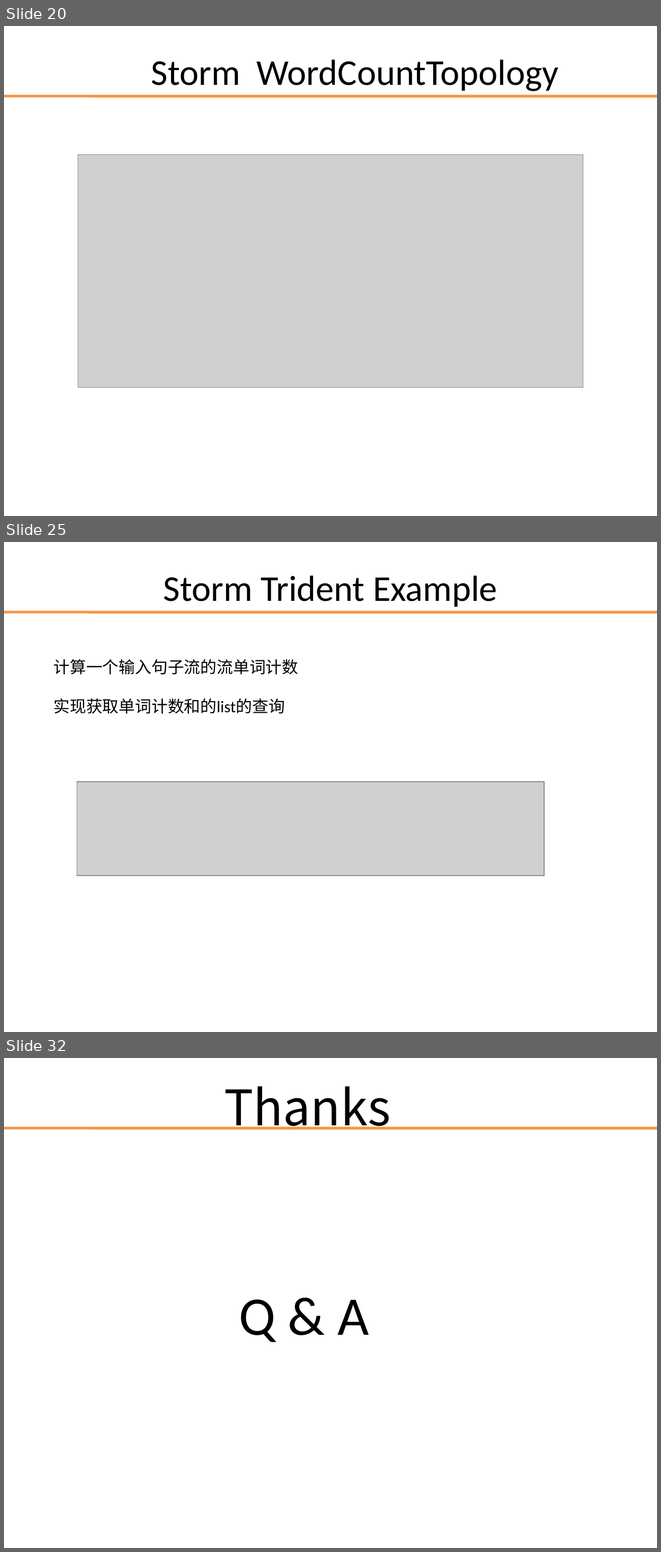
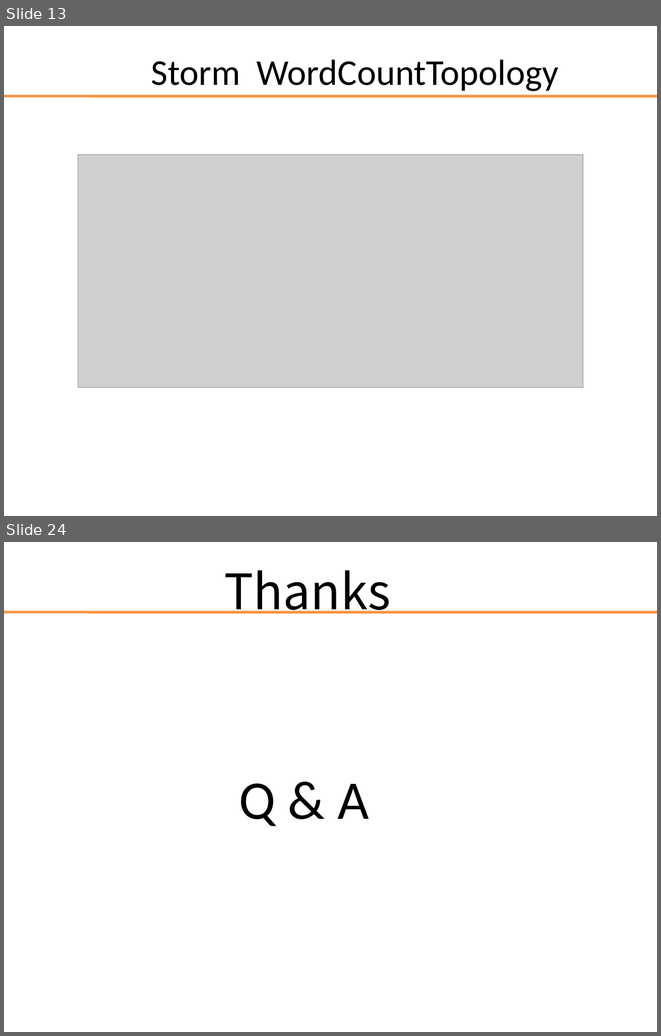
Before and after one commit to darionyaphets/darion_example, a slide deck: source/storm/storm_source.ppt. Shown one above the other, each under a label of ours: slides 20, 25 and 32 before the commit, slides 13 and 24 after it; the slides between them are not shown. The pictures are 661x1552 and 661x1036 pixels, drawn with LibreOffice and Linux fonts; fonts in the diff are those of the drawing; grey boxes stand for pictures; background and template pictures are left out. Boxes give left, top, right and bottom in pixels: in the first picture for what was removed or moved away, otherwise in the second. Text is boxed around its words. In the diff, an @@ line names an element or a change of style, - is before the commit and + after.

Commit message:
update 4 storm ppt

```diff
--- a/source/storm/storm_source.ppt
+++ b/source/storm/storm_source.ppt
@@ slide 25 removed at (x1=4, y1=542, x2=657, y2=1032), background picture (left out); not listed: 1 template element that a slide beside it also shows @@
@@ title removed at (x1=164, y1=575, x2=497, y2=607) @@
-Storm Trident Example
@@ text removed at (x1=53, y1=659, x2=298, y2=714) @@
-计算一个输入句子流的流单词计数
-实现获取单词计数和的list的查询
@@ picture removed at (x1=77, y1=782, x2=545, y2=876) @@
@@ what was slide 20 is now slide 13 @@
@@ what was slide 32 is now slide 24 @@
```
Also in this commit, not shown: 7 slides changed, 8 slides added, 15 other slides removed.
